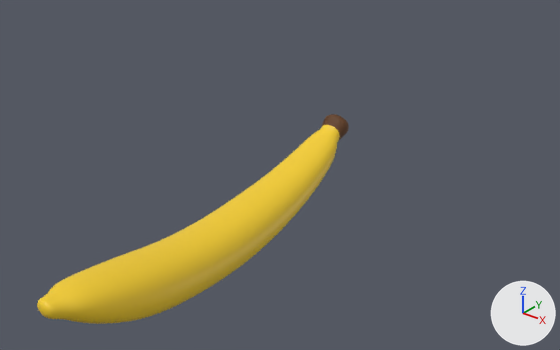
Renders of the FBX model My project/Assets/Main/ModelosCorregidos/Environment/platano/plátano.fbx from each side of a commit.
Rendered twice from a camera (50 mm lens) standing at (3.01, -2.21, 3.0) and looking at (-0.51, 2.2, 0.27). Every picture has the same lights, and +X, +Y and +Z are marked at lower right. The picture after the commit comes second.

The older version as bpy lines, for what is in view:
```python
me_platano = bpy.data.meshes.new('Platano')
me_platano.from_pydata(...)  # 802 vertices, 800 faces; spans x -0.23..0.22, y -1.22..1.57, z -0.17..0.54
# faces by material slot: [720, 80]
me_platano.materials.append(mat_platano_amarillo)  # yellow #f5ce29
me_platano.materials.append(mat_platano_punta_cafe)  # brown #5f3918
ob_platano = bpy.data.objects.new('Platano', me_platano)
ob_platano.location = (-0.103, 0.874, 0.294)
```
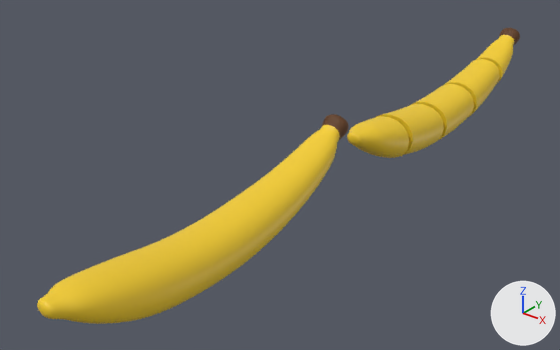
The newer file is also turned or shifted as a whole; pictures and numbers use the older file's frame.

Where the change shows, as pixel boxes (x1, y1, x2, y2) in the pictures (560 x 350 px):
'Platano_Trozo_1', added (yellow): after (347, 116, 409, 158)
'Platano_Trozo_2', added (yellow): after (376, 104, 444, 155)
'Platano_Trozo_3', added (yellow): after (411, 84, 474, 140)
'Platano_Trozo_4', added (yellow): after (444, 59, 500, 116)
'Platano_Trozo_5', added: after (476, 28, 520, 83)
    faces in mat_platano_amarillo_001 (yellow #f5ce29): (476, 35, 514, 83)
    faces in mat_platano_punta_cafe_001 (brown #5f3918): (499, 28, 520, 46)

What the commit changed:
Material 'Platano_Amarillo.001' (mat_platano_amarillo_001) is new.
Its base color is (0.916, 0.619, 0.022) (yellow #f5ce29).
Material 'Platano_Punta_Cafe.001' (mat_platano_punta_cafe_001) is new.
Its base color is (0.114, 0.0415, 0.00902) (brown #5f3918).
Its roughness is 0.7.
Mesh me_platano_trozo_5 is new.
It has 265 vertices, 257 faces and spans x -0.181..0.169, y 1.012..1.569, z 0.038..0.538.
Faces by material slot: [177, 80].
It uses material mat_platano_amarillo_001 (yellow #f5ce29).
It uses material mat_platano_punta_cafe_001 (brown #5f3918).
Mesh me_platano_trozo_3 is new.
It has 128 vertices, 114 faces and spans x -0.225..0.212, y -0.102..0.455, z -0.174..0.228.
It uses material mat_platano_amarillo_001 (yellow #f5ce29).
Mesh me_platano_trozo_2 is new.
It has 128 vertices, 114 faces and spans x -0.228..0.216, y -0.659..-0.102, z -0.173..0.272.
It uses material mat_platano_amarillo_001 (yellow #f5ce29).
Mesh me_platano_trozo_4 is new.
It has 144 vertices, 130 faces and spans x -0.216..0.204, y 0.455..1.012, z -0.132..0.328.
It uses material mat_platano_amarillo_001 (yellow #f5ce29).
Mesh me_platano_trozo_1 is new.
It has 265 vertices, 257 faces and spans x -0.22..0.208, y -1.216..-0.659, z -0.095..0.31.
It uses material mat_platano_amarillo_001 (yellow #f5ce29).
Object 'Platano_Trozo_5' (ob_platano_trozo_5) is new; it shows me_platano_trozo_5.
Its location is (-0.103, 4.068, 0.294).
Object 'Platano_Trozo_3' (ob_platano_trozo_3) is new; it shows me_platano_trozo_3.
Its location is (-0.103, 3.948, 0.294).
Object 'Platano_Trozo_2' (ob_platano_trozo_2) is new; it shows me_platano_trozo_2.
Its location is (-0.103, 3.888, 0.294).
Object 'Platano_Trozo_4' (ob_platano_trozo_4) is new; it shows me_platano_trozo_4.
Its location is (-0.103, 4.008, 0.294).
Object 'Platano_Trozo_1' (ob_platano_trozo_1) is new; it shows me_platano_trozo_1.
Its location is (-0.103, 3.828, 0.294).
